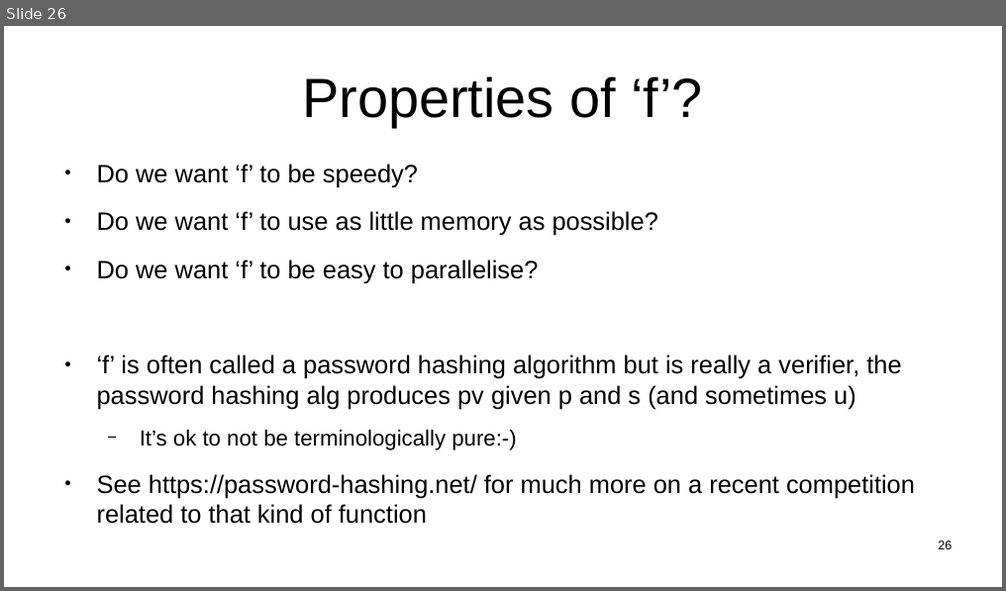
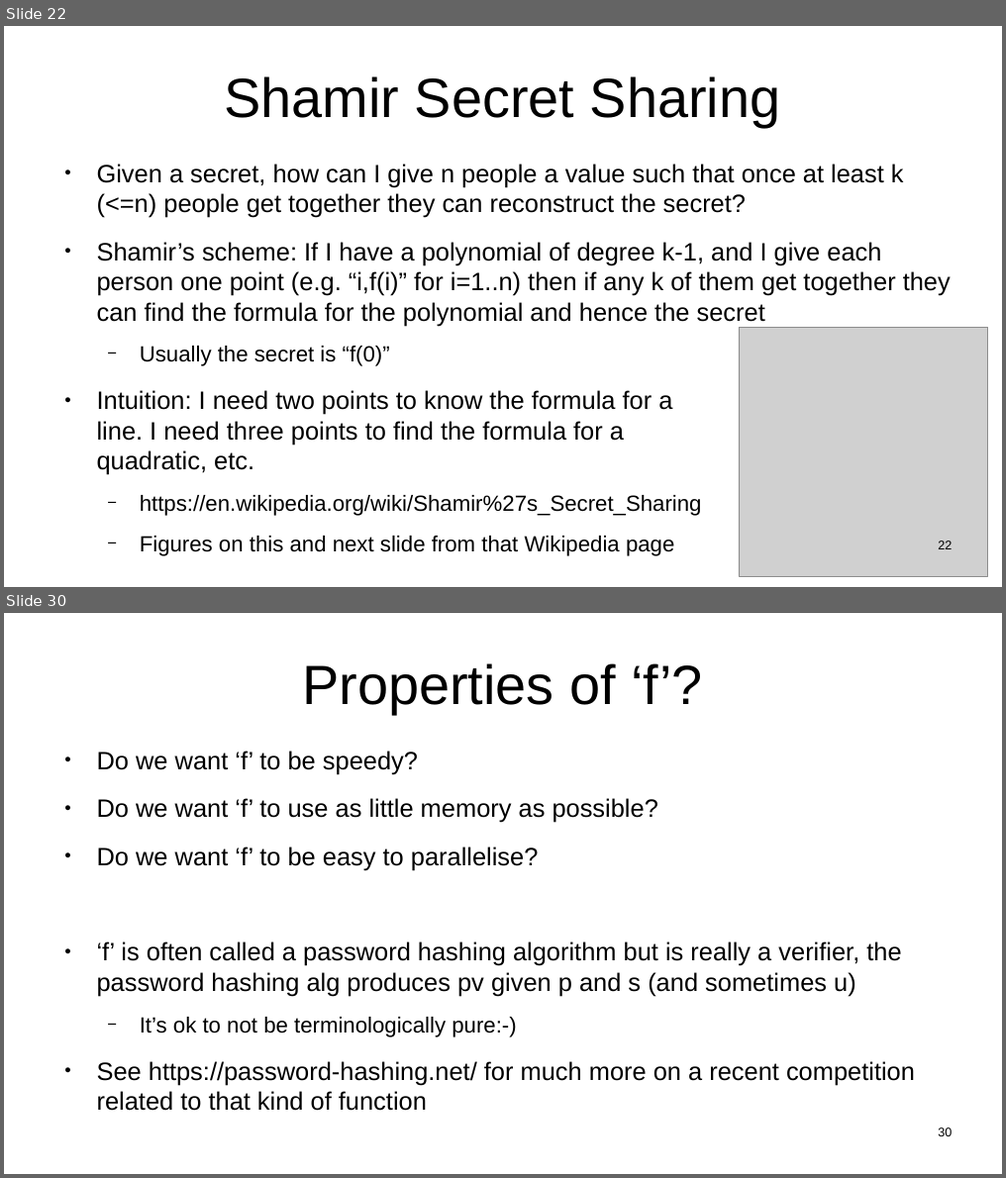
Before and after one commit to sftcd/witidtm, a slide deck: lectures/400-passwords.odp. Shown one above the other, each under a label of ours: slide 26 before the commit, slides 22 and 30 after it; the slides between them are not shown. The pictures are 1006x591 and 1006x1178 pixels, drawn with LibreOffice and Linux fonts; fonts in the diff are those of the drawing; grey boxes stand for pictures. Boxes give left, top, right and bottom in pixels: in the first picture for what was removed or moved away, otherwise in the second. Text is boxed around its words. In the diff, an @@ line names an element or a change of style, - is before the commit and + after.

```diff
--- a/lectures/400-passwords.odp
+++ b/lectures/400-passwords.odp
@@ slide 22 added at [4,26,1002,587], background #FFFFFF @@
@@ title added at [225,76,780,127], 44 pt, text #000000 @@
+Shamir Secret Sharing
@@ text added at [97,164,950,557], 20 pt, text #000000 @@
+● Given a secret, how can I give n people a value such that once at least k (<=n) people get together they can reconstruct the secret?
+● Shamir’s scheme: If I have a polynomial of degree k-1, and I give each person one point (e.g. “i,f(i)” for i=1..n) then if any k of them get together they can find the formula for the polynomial and hence the secret
+  − Usually the secret is “f(0)”
+● Intuition: I need two points to know the formula for a
+  line. I need three points to find the formula for a
+  quadratic, etc.
+  − https://en.wikipedia.org/wiki/Shamir%27s_Secret_Sharing
+  − Figures on this and next slide from that Wikipedia page
@@ picture added at [740,328,989,577] @@
@@ page number added at [938,541,951,550], 10 pt, text #000000 @@
+22
@@ what was slide 26 is now slide 30 @@
@@ page number at [938,1128,951,1137]: text changed @@
-26
+30
```
Also in this commit, not shown: 8 slides changed, 3 other slides added, 2 slides removed, 1 other file.
